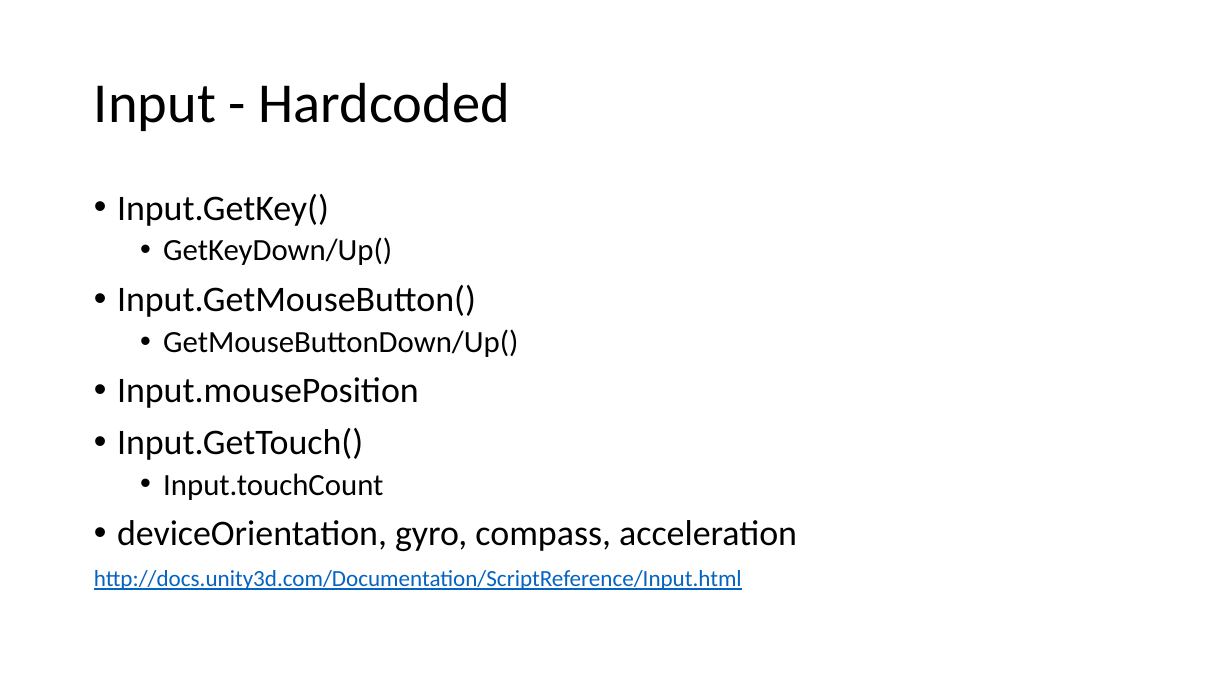
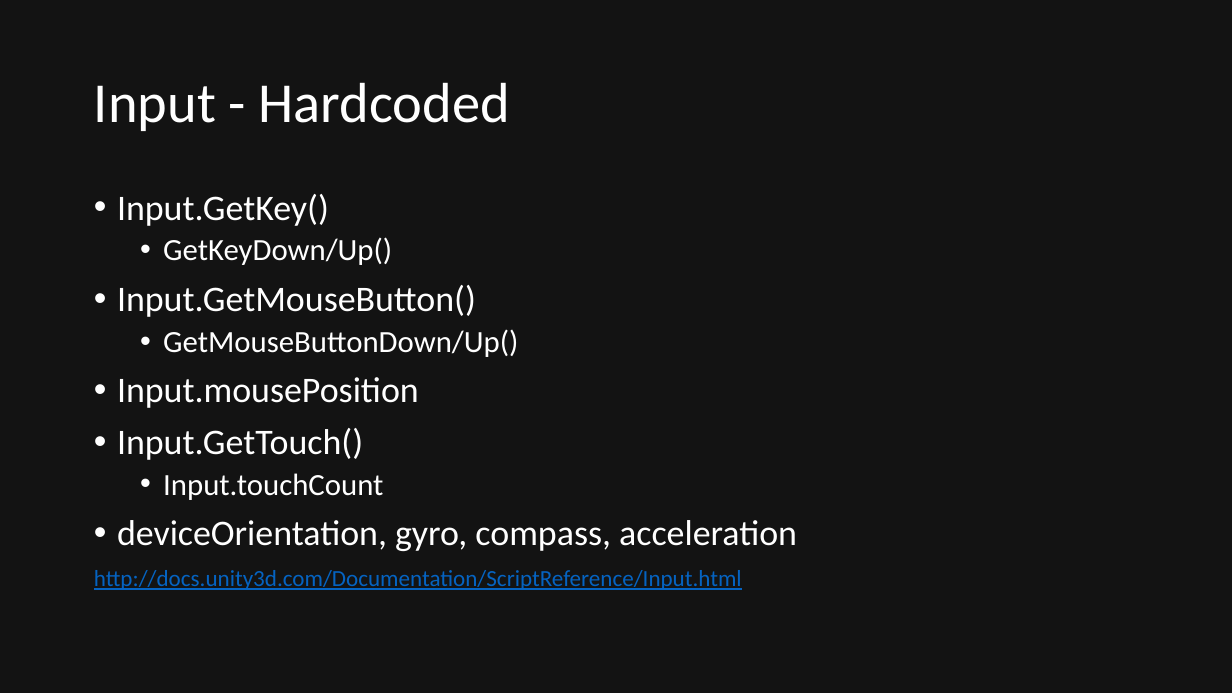
Before and after one commit to quandtm/UnitySTWorkshop, a slide deck: slide 22 of ST_Unity_101_Part1.pptx. Drawn at 1232x693 pixels with LibreOffice and Linux fonts; fonts in the diff are those of the drawing. Boxes give left, top, right and bottom in pixels: in the first picture for what was removed or moved away, otherwise in the second. Text is boxed around its words. In the diff, an @@ line names an element or a change of style, - is before the commit and + after.

Commit message:
Further slides on Input and Physics

```diff
--- a/ST_Unity_101_Part1.pptx
+++ b/ST_Unity_101_Part1.pptx
@@ background #FFFFFF to #131313 @@
@@ title "Input - Hardcoded" at [94, 82, 510, 131]: text colour #000000 to #FFFFFF @@
@@ text at [117, 194, 797, 551]: text colour #000000 to #FFFFFF in "Input.GetKey()", "GetKeyDown/Up()", "Input.GetMouseButton()", "GetMouseButtonDown/Up()" and 4 more places @@
```
Also in this commit, not shown: 30 other slides changed, 4 slides added, 3 slides removed.
